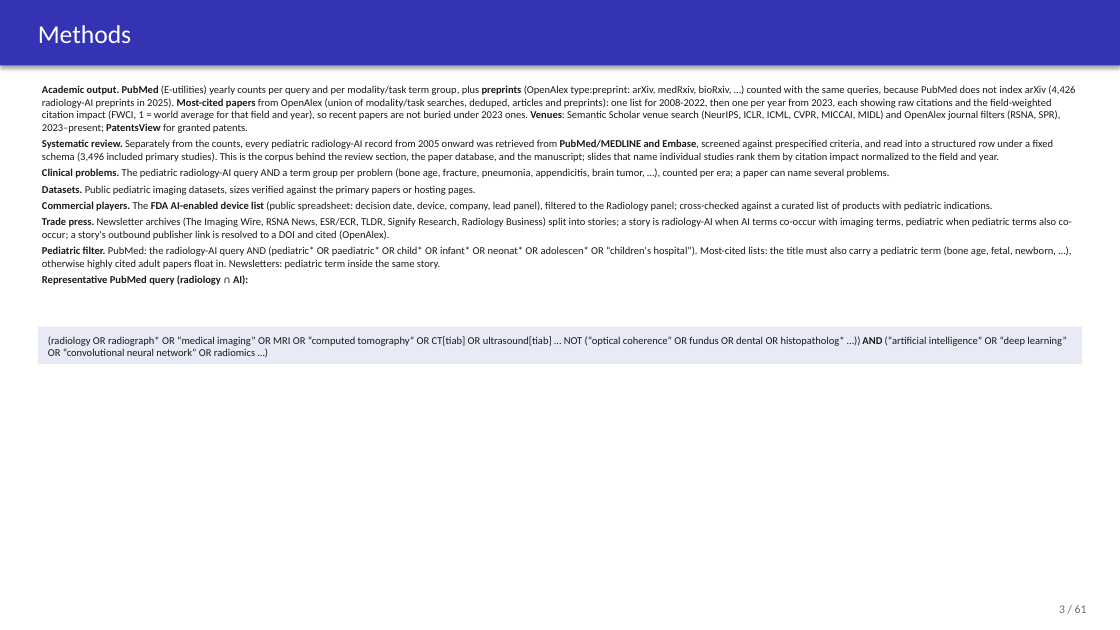
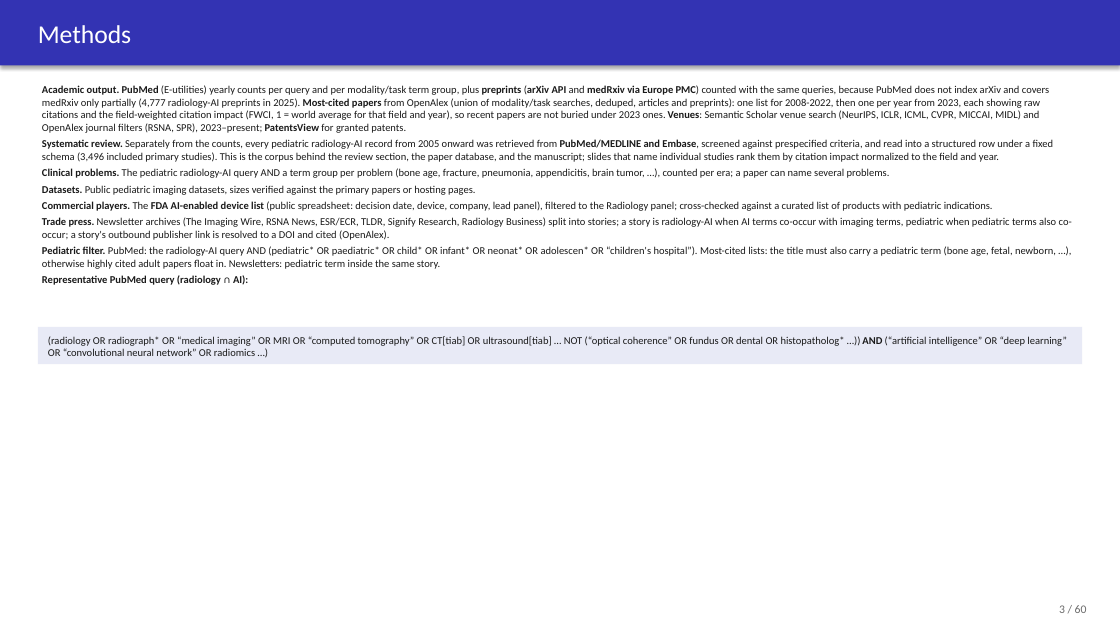
Before and after one commit to josephrich98/pediatric_radiology_ai, a slide deck: slide 3 of slides/pedrad_ai_slides.pptx. Drawn at 1120x630 pixels with LibreOffice and Linux fonts; fonts in the diff are those of the drawing. Boxes give left, top, right and bottom in pixels: in the first picture for what was removed or moved away, otherwise in the second. Text is boxed around its words. In the diff, an @@ line names an element or a change of style, - is before the commit and + after.

```diff
--- a/slides/pedrad_ai_slides.pptx
+++ b/slides/pedrad_ai_slides.pptx
@@ text at [42, 85, 1049, 133]: text changed @@
-Academic output. PubMed (E-utilities) yearly counts per query and per modality/task term group, plus preprints (OpenAlex type:preprint: arXiv, medRxiv, bioRxiv, …) counted with the same queries, because PubMed does not index arXiv (4,426 radiology-AI preprints in 2025). Most-cited papers from OpenAlex (union of modality/task searches, deduped, articles and preprints): one list for 2008-2022, then one per year from 2023, each showing raw citations and the field-weighted citation impact (FWCI, 1 = world average for that field and year), so recent papers are not buried under 2023 ones. Venues: Semantic Scholar venue search (NeurIPS, ICLR, ICML, CVPR, MICCAI, MIDL) and OpenAlex journal filters (RSNA, SPR), 2023–present; PatentsView for granted patents.
+Academic output. PubMed (E-utilities) yearly counts per query and per modality/task term group, plus preprints (arXiv API and medRxiv via Europe PMC) counted with the same queries, because PubMed does not index arXiv and covers medRxiv only partially (4,777 radiology-AI preprints in 2025). Most-cited papers from OpenAlex (union of modality/task searches, deduped, articles and preprints): one list for 2008-2022, then one per year from 2023, each showing raw citations and the field-weighted citation impact (FWCI, 1 = world average for that field and year), so recent papers are not buried under 2023 ones. Venues: Semantic Scholar venue search (NeurIPS, ICLR, ICML, CVPR, MICCAI, MIDL) and OpenAlex journal filters (RSNA, SPR), 2023–present; PatentsView for granted patents.
@@ text at [1059, 605, 1087, 613]: text changed @@
-3 / 61
+3 / 60
```
Also in this commit, not shown: 59 other slides changed, 1 slide removed, 23 other files.
